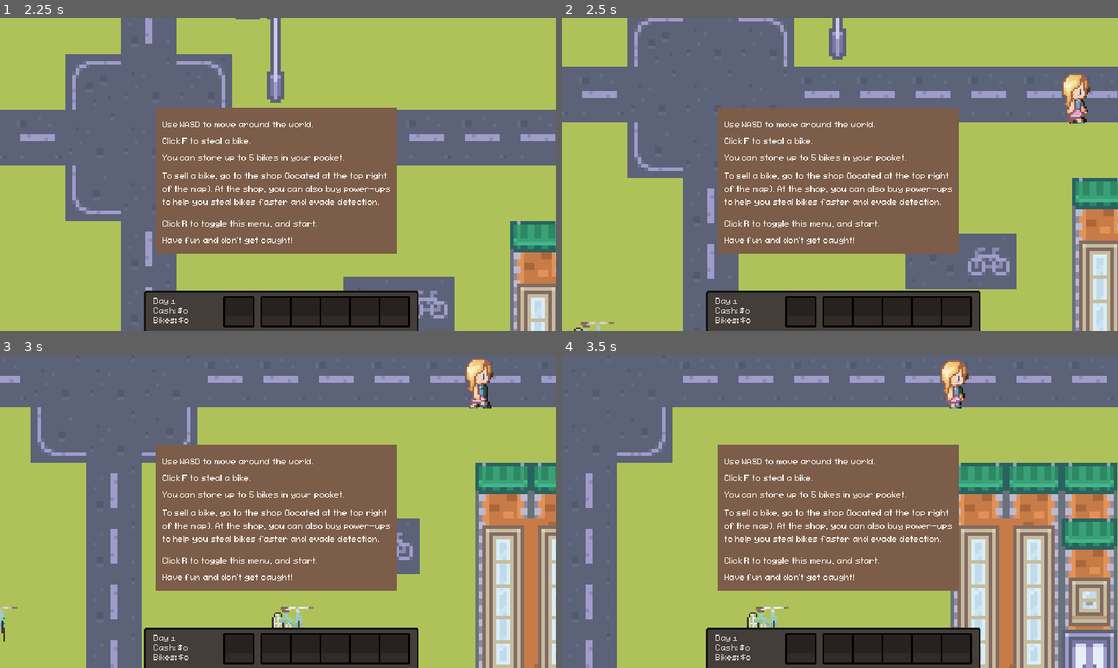
Above: before the commit, frames 1-4 (two rows, left to right).
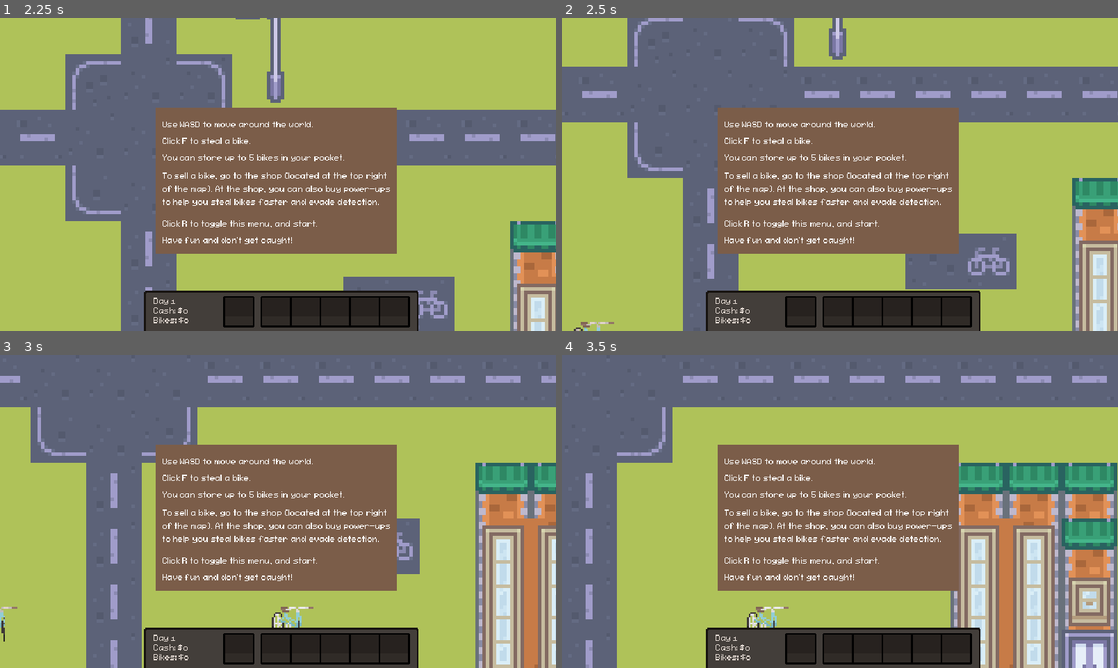
Above: after the commit, the same moments.

Repository: nithinsenthil/UCDBTS
Game: Godot game, scene res://Scenes/title.tscn
Two runs of this game, one before a commit and one after it. Both use one fixed random seed, a clock stepped at 60 frames per second and the inputs below.
Inputs (mouse positions are in pixels of both pictures, inside the frame that each line leads up to):
- Up to frame 1 (2.25 s): click (278, 177) at 0.5 s; tap F (Interact) at 1.25, 2 s; move the mouse to (400, 158) at 1.27 s; hold D (Right) 1.28-2.03 s; tap L (BikeMinigameEnd) at 1.35 s; move the mouse to (166, 190) at 2.02 s; hold S (Down) from 2.03 s (still down); tap K (BikeMinigameStart) at 2.1 s
- Up to frame 2 (2.5 s): keep holding S (Down)
- Up to frame 3 (3 s): tap F (Interact) at 2.75 s; move the mouse to (333, 442) at 2.77 s; release S (Down) at 2.78 s; hold D (Right) from 2.78 s (still down); tap P (CameraControlsOff) at 2.85 s
- Up to frame 4 (3.5 s): keep holding D (Right)

Frame 1 is identical in both runs. In frame 2, 0.6% of the frame differs, in the area x 90-95%, y 17-34%; in frame 3, 0.6%; in frame 4, 0.6%.

Commit message:
Add NPC state machine w/ walking, taking, and rest

Diff:
--- a/ucdbts/Scenes/npc.tscn
+++ b/ucdbts/Scenes/npc.tscn
@@ -1,6 +1,6 @@
 [gd_scene load_steps=22 format=3 uid="uid://bqjr0826rxubv"]
 
-[ext_resource type="Script" uid="uid://ulol4fu7adlv" path="res://Scripts/Player/character.gd" id="1_h1ryf"]
+[ext_resource type="Script" uid="uid://bi5hn3b6wtw21" path="res://Scripts/NPC/npc.gd" id="1_a6nw3"]
 [ext_resource type="Script" uid="uid://dtlqrpn7k58m4" path="res://Scripts/NPC/locomotion.gd" id="3_g6unj"]
 [ext_resource type="Script" uid="uid://d4d2vwu4r6l4k" path="res://Scripts/NPC/npc_sprite.gd" id="4_a6nw3"]
 [ext_resource type="Script" uid="uid://bi4lqjsd3hba8" path="res://Scripts/NPC/status_sprite.gd" id="4_qi7up"]
@@ -140,7 +140,7 @@
 [node name="NPC" type="CharacterBody2D"]
 collision_layer = 8
 collision_mask = 11
-script = ExtResource("1_h1ryf")
+script = ExtResource("1_a6nw3")
 movement_speed = 75
 metadata/_custom_type_script = "uid://ulol4fu7adlv"
 
--- a/ucdbts/Scenes/player.tscn
+++ b/ucdbts/Scenes/player.tscn
@@ -254,6 +254,7 @@
 [node name="Player" type="CharacterBody2D"]
 collision_mask = 2
 motion_mode = 1
+wall_min_slide_angle = 0.0
 script = ExtResource("1_cvnsp")
 
 [node name="CollisionShape2D" type="CollisionShape2D" parent="."]
@@ -278,5 +279,5 @@
 
 [node name="NavigationObstacle2D" type="NavigationObstacle2D" parent="."]
 position = Vector2(0, 20)
-radius = 6.0
+radius = 16.0
 avoidance_layers = 2
--- a/ucdbts/Scripts/Managers/npc_factory.gd
+++ b/ucdbts/Scripts/Managers/npc_factory.gd
@@ -27,6 +27,12 @@
 			  	Eyes.MAX_SENS
 		)
 
+	new_npc_node.get_node("Mouth")._sensitivity = \
+	clampf (randfn(Mouth.MEAN_SENS, Mouth.STDEV_SENS),
+		  	Mouth.MIN_SENS,
+		  	Mouth.MAX_SENS
+	)
+
 	new_npc_node.get_node("Locomotion")._tendency_to_wander = \
 		clampf (randfn(Locomotion.MEAN_WANDER, Locomotion.STDEV_WANDER),
 			  	Locomotion.MIN_WANDER,
--- a/ucdbts/Scripts/Managers/npc_manager.gd
+++ b/ucdbts/Scripts/Managers/npc_manager.gd
@@ -13,7 +13,7 @@
 	var new_target: Vector2 = spawnpoints.pick_random().global_position
 
 	var new_npc_node: Character = npc_factory.new_npc()
-	new_npc_node.global_position = new_position
+	new_npc_node.global_position = new_position + Vector2.from_angle(randf())
 
 	var npc_locomotion: Locomotion = new_npc_node.get_node("Locomotion")
 	npc_locomotion.set_movement_target(new_target)
--- /dev/null
+++ b/ucdbts/Scripts/NPC/States/npc_state.gd
@@ -0,0 +1,31 @@
+@abstract
+class_name NPCState
+extends Node
+
+var expired: bool = false
+
+var _timeout: float = 5.0
+var _timer: float = 0.0
+var _npc: NPC
+
+
+@abstract
+func _on_talk(npc: NPC) -> NPCState
+
+
+@abstract
+func _on_tired(npc: NPC) -> NPCState
+
+
+@abstract
+func _on_recovered(npc: NPC) -> NPCState
+
+
+func _init(npc: NPC) -> void:
+	_npc = npc
+
+
+func _physics_process(delta: float) -> void:
+	_timer += delta
+	if _timer > _timeout:
+		expired = true
--- /dev/null
+++ b/ucdbts/Scripts/NPC/States/standing.gd
@@ -0,0 +1,23 @@
+class_name NPCStanding
+extends NPCState
+
+
+func _init(npc: NPC) -> void:
+	super(npc)
+
+	npc.get_node("Locomotion").set_physics_process(false)
+	npc.get_node("Sprite2D")._on_sprite_change(_npc._facing, Character.Action.IDLE)
+	npc.set_velocity.call_deferred(Vector2.ZERO)
+	_timeout = 3.0
+
+
+func _on_talk(npc: NPC) -> NPCState:
+	return NPCTalking.new(npc)
+
+
+func _on_tired(npc: NPC) -> NPCState:
+	return NPCStanding.new(npc)
+
+
+func _on_recovered(npc: NPC) -> NPCState:
+	return NPCWalking.new(npc)
--- /dev/null
+++ b/ucdbts/Scripts/NPC/States/talking.gd
@@ -0,0 +1,23 @@
+class_name NPCTalking
+extends NPCState
+
+
+func _init(npc: NPC) -> void:
+	super(npc)
+
+	npc.get_node("Locomotion").set_physics_process(false)
+	npc.get_node("Sprite2D")._on_sprite_change(_npc._facing, Character.Action.IDLE)
+	npc.set_velocity.call_deferred(Vector2.ZERO)
+	_timeout = 5.0
+
+
+func _on_talk(npc: NPC) -> NPCState:
+	return NPCTalking.new(npc)
+
+
+func _on_tired(npc: NPC) -> NPCState:
+	return NPCStanding.new(npc)
+
+
+func _on_recovered(npc: NPC) -> NPCState:
+	return NPCWalking.new(npc)
--- /dev/null
+++ b/ucdbts/Scripts/NPC/States/walking.gd
@@ -0,0 +1,27 @@
+class_name NPCWalking
+extends NPCState
+
+
+func _init(npc: NPC) -> void:
+	super(npc)
+
+	npc.get_node("Locomotion").set_physics_process(true)
+	npc.get_node("Sprite2D")._on_sprite_change(_npc._facing, Character.Action.RUN)
+	_timeout = 5.0
+
+
+func _on_talk(npc: NPC) -> NPCState:
+	return NPCTalking.new(npc)
+
+
+func _on_tired(npc: NPC) -> NPCState:
+	return NPCStanding.new(npc)
+
+
+func _on_recovered(npc: NPC) -> NPCState:
+	return NPCWalking.new(npc)
+
+
+func _physics_process(delta: float) -> void:
+	_npc.move_and_slide()
+	super(delta)
--- a/ucdbts/Scripts/NPC/locomotion.gd
+++ b/ucdbts/Scripts/NPC/locomotion.gd
@@ -16,6 +16,30 @@
 @onready var _npc : CharacterBody2D = $".."
 @onready var _nav_agent : NavigationAgent2D = $NavigationAgent2D
 @onready var _brain : Brain = $"../Brain"
+
+
+static func get_facing(vel: Vector2) -> Character.Facing:
+	# Normalize movement direction (magnitude of direction is 1)
+	var direction = (Vector2(vel.x, vel.y)).normalized()
+
+	# Horizontal movement has higher magnitude than vertical movement
+	var horiz_stronger = abs(direction.x) > abs(direction.y)
+
+	var facing: Character.Facing = Character.Facing.DOWN
+
+	# Change NPC facing direction
+	if horiz_stronger:
+		if direction.x > 0:
+			facing = Character.Facing.RIGHT
+		elif vel.x < 0:
+			facing = Character.Facing.LEFT
+	else:
+		if vel.y < 0:
+			facing = Character.Facing.UP
+		elif vel.y > 0:
+			facing = Character.Facing.DOWN
+
+	return facing
 
 
 # Code adapted from https://docs.godotengine.org/en/stable/tutorials/navigation/navigation_introduction_2d.html
@@ -82,25 +106,7 @@
 func _on_navigation_agent_2d_velocity_computed(safe_velocity: Vector2) -> void:
 	_npc.set_velocity(safe_velocity)
 
-	# Normalize movement direction (magnitude of direction is 1)
-	var direction = (Vector2(safe_velocity.x, safe_velocity.y)).normalized()
-
-	# Horizontal movement has higher magnitude than vertical movement
-	var horiz_stronger = abs(direction.x) > abs(direction.y)
-
-	var facing: Character.Facing = Character.Facing.DOWN
-
-	# Change NPC facing direction
-	if horiz_stronger:
-		if direction.x > 0:
-			facing = Character.Facing.RIGHT
-		elif safe_velocity.x < 0:
-			facing = Character.Facing.LEFT
-	else:
-		if safe_velocity.y < 0:
-			facing = Character.Facing.UP
-		elif safe_velocity.y > 0:
-			facing = Character.Facing.DOWN
+	var facing := get_facing(safe_velocity)
 
 	var animation : NPCSprite = get_node("../Sprite2D")
 	animation._on_sprite_change(
--- a/ucdbts/Scripts/NPC/mouth.gd
+++ b/ucdbts/Scripts/NPC/mouth.gd
@@ -8,12 +8,14 @@
 
 var _sensitivity: float = 1.0
 var _brain: Brain
+var _npc: NPC
 
 
 func _ready() -> void:
 	var c: CollisionShape2D = get_node("CollisionShape2D")
 	c.apply_scale(_sensitivity * Vector2.ONE)
 	_brain = $"../Brain"
+	_npc = $".."
 
 
 # Talk to nearby NPCs if suspicious. Sharing suspicion reduces an NPC's own
@@ -21,4 +23,8 @@
 	if body is Character and body is not Player:
 		if _brain.suspicion > 0.5 * _brain._maximum_suspicion:
 			_brain.suspicion -= (0.25 * _sensitivity) * _brain.suspicion
-			body.get_node("Brain").suspicion += (0.5 * _sensitivity) * _brain.suspicion
+
+			# Only spread suspicion to NPCs with less suspicion to prevent runaway gossip
+			if (body.get_node("Brain").suspicion < 0.5 * _brain.suspicion):
+				body.get_node("Brain").suspicion += (0.5 * _sensitivity) * _brain.suspicion
+			_npc._on_talk(body)
--- /dev/null
+++ b/ucdbts/Scripts/NPC/npc.gd
@@ -0,0 +1,37 @@
+class_name NPC
+extends Character
+
+var state: NPCState
+
+
+func _ready() -> void:
+	state = NPCWalking.new(self)
+
+
+func _physics_process(delta: float) -> void:
+	state._physics_process(delta) # move_and_slide called here
+	if state.expired:
+		if randf() < 0.33:
+			state = state._on_tired(self)
+		else:
+			state = state._on_recovered(self)
+
+
+func _on_talk(_body: Node2D) -> void:
+	if _body is not NPC:
+		pass
+
+	var npc = _body as NPC
+
+	state = state._on_talk(self)
+
+	# Cause other NPC to talk to us if not already (avoids recursion)
+	if npc.state is not NPCTalking:
+		npc._on_talk(self)
+
+	_facing = Locomotion.get_facing(global_position.direction_to(npc.global_position))
+	var animation : NPCSprite = get_node("Sprite2D")
+	animation._on_sprite_change(
+		_facing,
+		Character.Action.IDLE
+	)
--- a/ucdbts/Scripts/NPC/sensor.gd
+++ b/ucdbts/Scripts/NPC/sensor.gd
@@ -30,5 +30,5 @@
 	if self.is_colliding() and not self.get_collider().to_string().contains("Player"):
 		new_suspicion = 0.0
 
-	# The intensity is proportional to the sensor's sensitivity
-	_brain.suspicion += new_suspicion * _sensitivity
+	# The intensity is proportional to the sensor's sensitivity, but not instantaneous
+	_brain.suspicion += clampf(new_suspicion * _sensitivity, 0.0, _brain._maximum_suspicion / 5.0)
Not shown: 1 places in ucdbts/Scenes/bike.tscn that only renumber resources
Not shown, added: ucdbts/Scripts/NPC/States/npc_state.gd.uid
Not shown, added: ucdbts/Scripts/NPC/States/standing.gd.uid
Not shown, added: ucdbts/Scripts/NPC/States/talking.gd.uid
Not shown, added: ucdbts/Scripts/NPC/States/walking.gd.uid
Not shown, added: ucdbts/Scripts/NPC/npc.gd.uid
